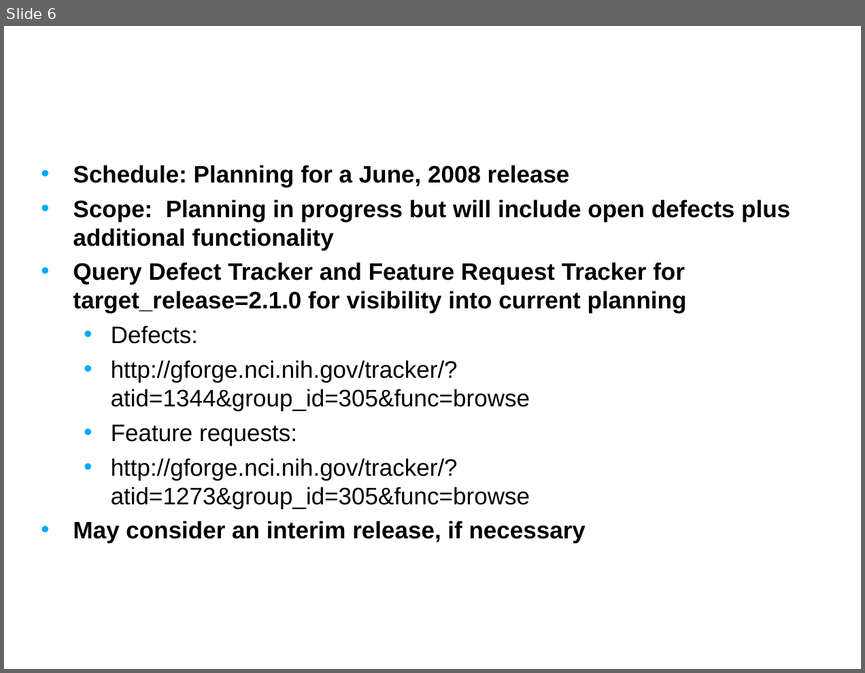
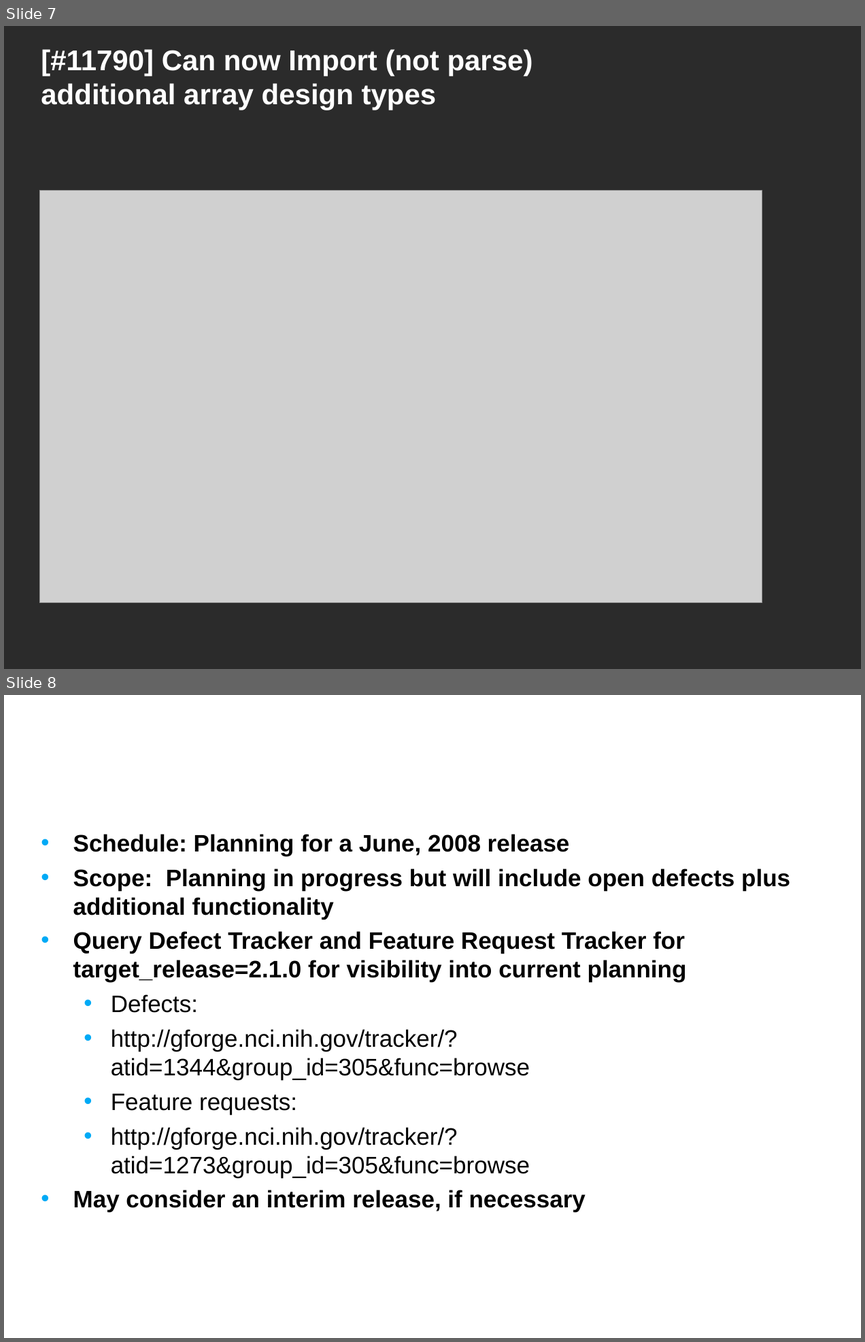
Before and after one commit to NCIP/caarray-docs, a slide deck: project_management/open_meetings/caArray User Community Meeting Apr2.ppt. Shown one above the other, each under a label of ours: slide 6 before the commit, slides 7 and 8 after it. The pictures are 865x673 and 865x1342 pixels, drawn with LibreOffice and Linux fonts; fonts in the diff are those of the drawing; grey boxes stand for pictures; background and template pictures are left out; a plain dark background stands for a picture behind light text. Boxes give left, top, right and bottom in pixels: in the first picture for what was removed or moved away, otherwise in the second. Text is boxed around its words. In the diff, an @@ line names an element or a change of style, - is before the commit and + after.

```diff
--- a/project_management/open_meetings/caArray User Community Meeting Apr2.ppt
+++ b/project_management/open_meetings/caArray User Community Meeting Apr2.ppt
@@ slide 7 added at (4, 26, 861, 669), background picture (left out) @@
@@ title added at (41, 49, 533, 110), 24 pt, text #FFFFFF, bold @@
+[#11790] Can now Import (not parse) additional array design types
@@ picture added at (40, 191, 762, 603) @@
@@ what was slide 6 is now slide 8 @@
```
Also in this commit, not shown: 7 slides changed, 5 slides removed.
